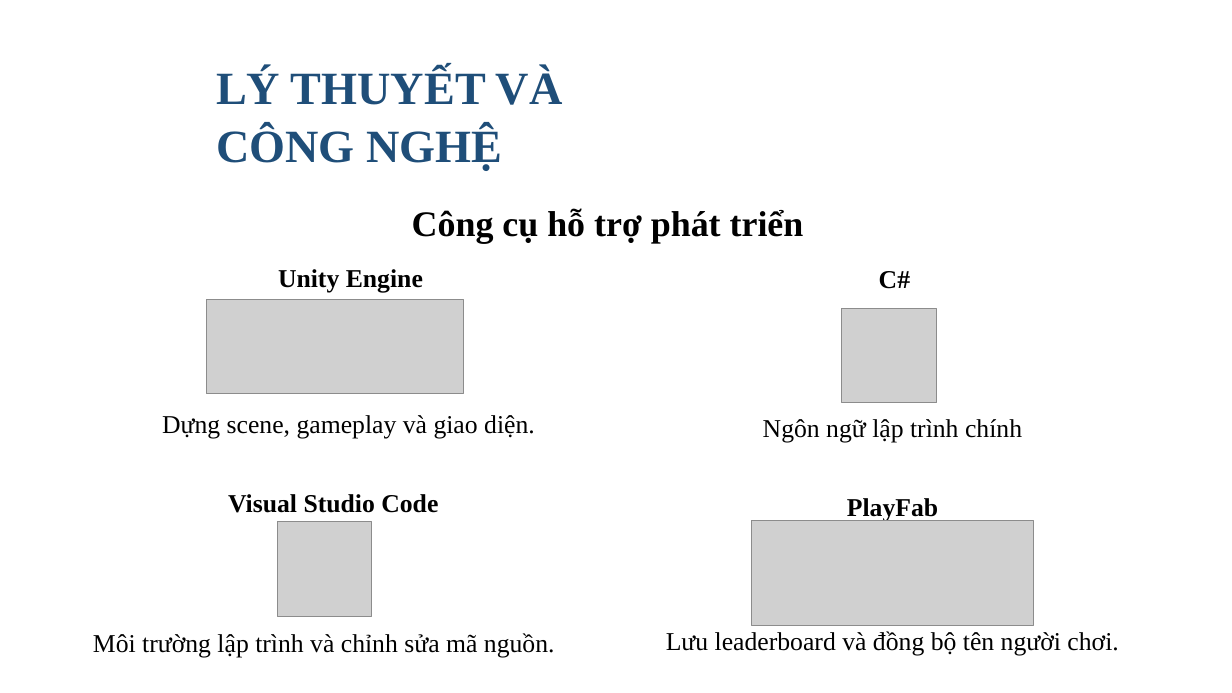
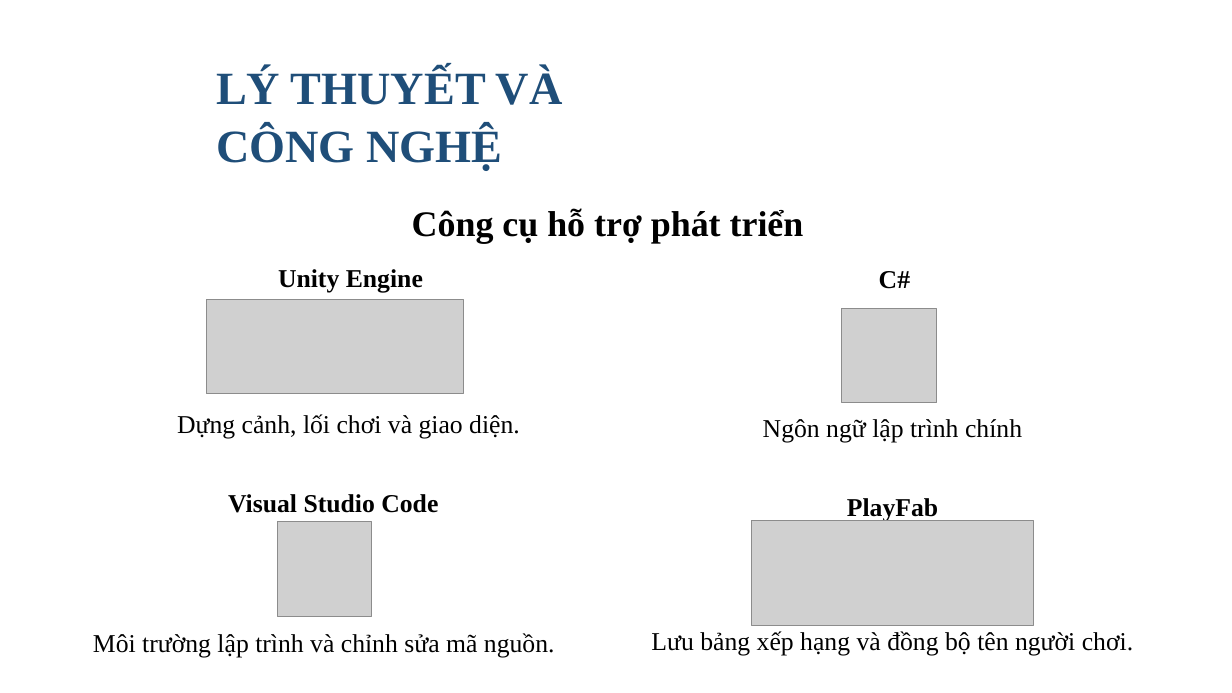
Before and after one commit to yuiai03/Roguelike_Project, a slide deck: slide 6 of output/ppt/ThaiVanHao-2121051075-DATHKT-fixed.pptx. Drawn at 1232x693 pixels with LibreOffice and Linux fonts; fonts in the diff are those of the drawing; grey boxes stand for pictures; background and template pictures are left out. Boxes give left, top, right and bottom in pixels: in the first picture for what was removed or moved away, otherwise in the second. Text is boxed around its words. In the diff, an @@ line names an element or a change of style, - is before the commit and + after.

```diff
--- a/output/ppt/ThaiVanHao-2121051075-DATHKT-fixed.pptx
+++ b/output/ppt/ThaiVanHao-2121051075-DATHKT-fixed.pptx
@@ text at box(177, 414, 520, 438): text changed @@
-Dựng scene, gameplay và giao diện.
+Dựng cảnh, lối chơi và giao diện.
@@ text at box(651, 631, 1133, 655): text changed @@
-Lưu leaderboard và đồng bộ tên người chơi.
+Lưu bảng xếp hạng và đồng bộ tên người chơi.
```
Also in this commit, not shown: 15 other slides changed, 2 slides added, 19 other files.
